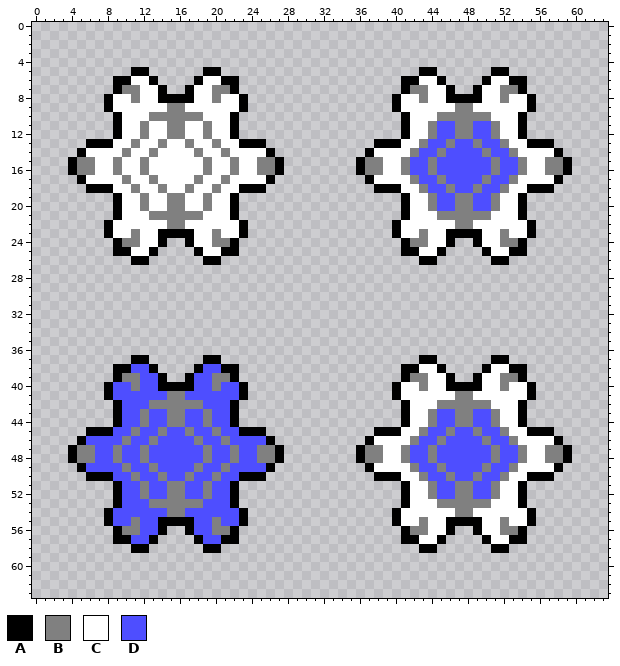
File history of a pixel-art sprite, Assets/Sprites/snow.png. The first picture shows the starting point.
The file is 64x64 pixels. Colours within 5 levels of each other are drawn and written as one.
Palette (. is transparent): A #000000  B #808080  C #ffffff  D #4e4eff
Pixels before (only the part around the change), first column x 0:
 0 ...............................................................
 1 ...............................................................
 2 ...............................................................
 3 ...............................................................
 4 ...............................................................
 5 ...........AA......AA......................AA......AA..........
 6 .........AACCA....ACCAA..................AACCA....ACCAA........
 7 .........ABBCCA..ACCBBA..................ABBCCA..ACCBBA........
 8 ........ACCBCCAAAACCBCCA................ACCBCCAAAACCBCCA.......
 9 ........ACCCCCCBBCCCCCCA................ACCCCCCBBCCCCCCA.......
10 .........ACCCBBBBBBCCCA..................ACCCBBBBBBCCCA........
11 .........ACCBCCBBCCBCCA..................ACCBDDBBDDBCCA........
12 .........ACCBCCBBCCBCCA..................ACCBDDBBDDBCCA........
13 ......AAACCBCCBCCBCCBCCAAA............AAACCBDDBDDBDDBCCAAA.....
14 .....ACCCCBCCBCCCCBCCBCCCCA..........ACCCCBDDBDDDDBDDBCCCCA....
15 ....ABBCCBCCBCCCCCCBCCBCCBBA........ABBCCBDDBDDDDDDBDDBCCBBA...
16 ....ABBCCBCCBCCCCCCBCCBCCBBA........ABBCCBDDBDDDDDDBDDBCCBBA...
17 .....ACCCCBCCBCCCCBCCBCCCCA..........ACCCCBDDBDDDDBDDBCCCCA....
18 ......AAACCBCCBCCBCCBCCAAA............AAACCBDDBDDBDDBCCAAA.....
19 .........ACCBCCBBCCBCCA..................ACCBDDBBDDBCCA........
20 .........ACCBCCBBCCBCCA..................ACCBDDBBDDBCCA........
21 .........ACCCBBBBBBCCCA..................ACCCBBBBBBCCCA........
22 ........ACCCCCCBBCCCCCCA................ACCCCCCBBCCCCCCA.......
23 ........ACCBCCAAAACCBCCA................ACCBCCAAAACCBCCA.......
24 .........ABBCCA..ACCBBA..................ABBCCA..ACCBBA........
25 .........AACCA....ACCAA..................AACCA....ACCAA........
26 ...........AA......AA......................AA......AA..........
27 ...............................................................
28 ...............................................................
29 ...............................................................
30 ...............................................................
31 ...............................................................
32 ...............................................................
33 ...............................................................
34 ...............................................................
35 ...............................................................
36 ...............................................................
37 ...........AA......AA......................AA......AA..........
38 .........AADDA....ADDAA..................AACCA....ACCAA........
39 .........ABBDDA..ADDBBA..................ABBCCA..ACCBBA........
40 ........ADDBDDAAAADDBDDA................ACCBCCAAAACCBCCA.......
41 ........ADDDDDDBBDDDDDDA................ACCCCCCBBCCCCCCA.......
42 .........ADDDBBBBBBDDDA..................ACCCBBBBBBCCCA........
43 .........ADDBDDBBDDBDDA..................ACCBDDBBDDBCCA........
44 .........ADDBDDBBDDBDDA..................ACCBDDBBDDBCCA........
45 ......AAADDBDDBDDBDDBDDAAA............AAACCBDDBDDBDDBCCAAA.....
46 .....ADDDDBDDBDDDDBDDBDDDDA..........ACCCCBDDBDDDDBDDBCCCCA....
47 ....ABBDDBDDBDDDDDDBDDBDDBBA........ABBCCBDDBDDDDDDBDDBCCBBA...
48 ....ABBDDBDDBDDDDDDBDDBDDBBA........ABBCCBDDBDDDDDDBDDBCCBBA...
49 .....ADDDDBDDBDDDDBDDBDDDDA..........ACCCCBDDBDDDDBDDBCCCCA....
50 ......AAADDBDDBDDBDDBDDAAA............AAACCBDDBDDBDDBCCAAA.....
51 .........ADDBDDBBDDBDDA..................ACCBDDBBDDBCCA........
52 .........ADDBDDBBDDBDDA..................ACCBDDBBDDBCCA........
53 .........ADDDBBBBBBDDDA..................ACCCBBBBBBCCCA........
54 ........ADDDDDDBBDDDDDDA................ACCCCCCBBCCCCCCA.......
55 ........ADDBDDAAAADDBDDA................ACCBCCAAAACCBCCA.......
56 .........ABBDDA..ADDBBA..................ABBCCA..ACCBBA........
57 .........AADDA....ADDAA..................AACCA....ACCAA........
58 ...........AA......AA......................AA......AA..........
59 ...............................................................
60 ...............................................................
61 ...............................................................
62 ...............................................................
63 ...............................................................
Now the later version:
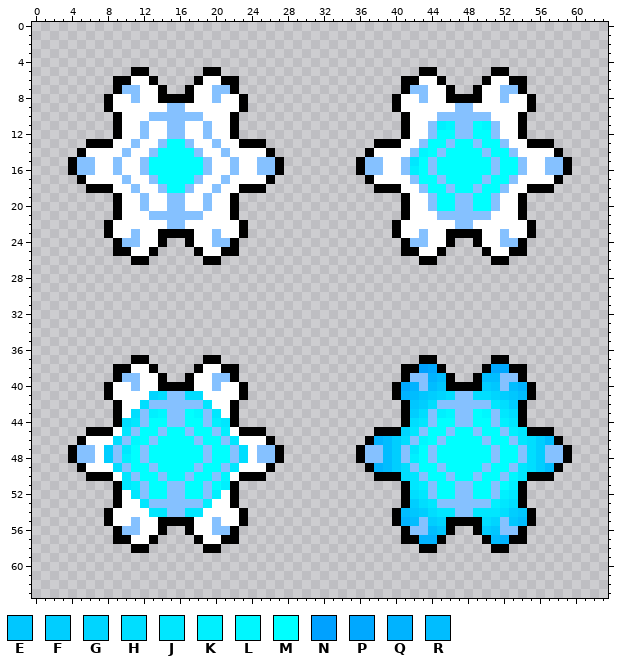
Colours new in this view: E #00c7ff  F #00ceff  G #00d5ff  H #00deff  J #00e7ff  K #00f0ff  L #00f7ff  M #00ffff  N #00a1ff  P #00a8ff  Q #00b3ff  R #00bdff
Change:
colour B: #808080 -> #85c1ff
Changed rows in their new state; - is a pixel that keeps its letter.
first column x 13:
11 --------------------------------KL--ML---
12 --------------------------------MM--MM---
13 --MM---------------------------MM-MM-MM--
14 -MMMM-------------------------LM-MMMM-MM-
15 MMMMMM-----------------------JM-MMMMMM-MM
16 MMMMMM-----------------------KM-MMMMMM-MM
17 -MMMM-------------------------MM-MMMM-MM-
18 --MM---------------------------MM-MM-MM--
19 --------------------------------MM--MM---
20 --------------------------------MM--MM---
first column x 6:
38 -----CC------CC----------------------NP------PP-----
39 ------CC----CC------------------------QR----RR------
40 ---CC-CC----CC-CC------------------PQ-RE----FE-RQ---
41 ---CCCCGH--HHCCCC------------------QREFGH--HHGFER---
42 ----CCH------JCC--------------------EFH------JHF----
43 ----CH-KL--ML-JC--------------------FH-KL--ML-JH----
44 ----HJ-MM--MM-KJ--------------------HJ-MM--MM-KJ----
45 ---CJ-MM-MM-MM-KC------------------GJ-MM-MM-MM-KJ---
46 CCCH-LM-MMMM-MM-JCCC------------QRFH-LM-MMMM-MM-JHFR
47 -CF-JM-MMMMMM-MM-HC--------------RF-JM-MMMMMM-MM-HF-
48 -CF-KM-MMMMMM-MM-HC--------------RF-KM-MMMMMM-MM-HF-
49 CCCH-MM-MMMM-MM-JCCC------------QRFH-MM-MMMM-MM-JHFR
50 ---CJ-MM-MM-MM-LC------------------HJ-MM-MM-MM-LJ---
51 ----JK-MM--MM-MK--------------------JK-MM--MM-MK----
52 ----CJ-MM--MM-KC--------------------HJ-MM--MM-KJ----
53 ----CCJ------KCC--------------------FHJ------KJH----
54 ---CCCCJJ--JJCCCC------------------REFHJJ--JJJHFE---
55 ---CC-CC----CC-CC------------------QR-FG----HG-ER---
56 ------CC----CC------------------------RE----FE------
57 -----CC------CC----------------------QQ------RQ-----
